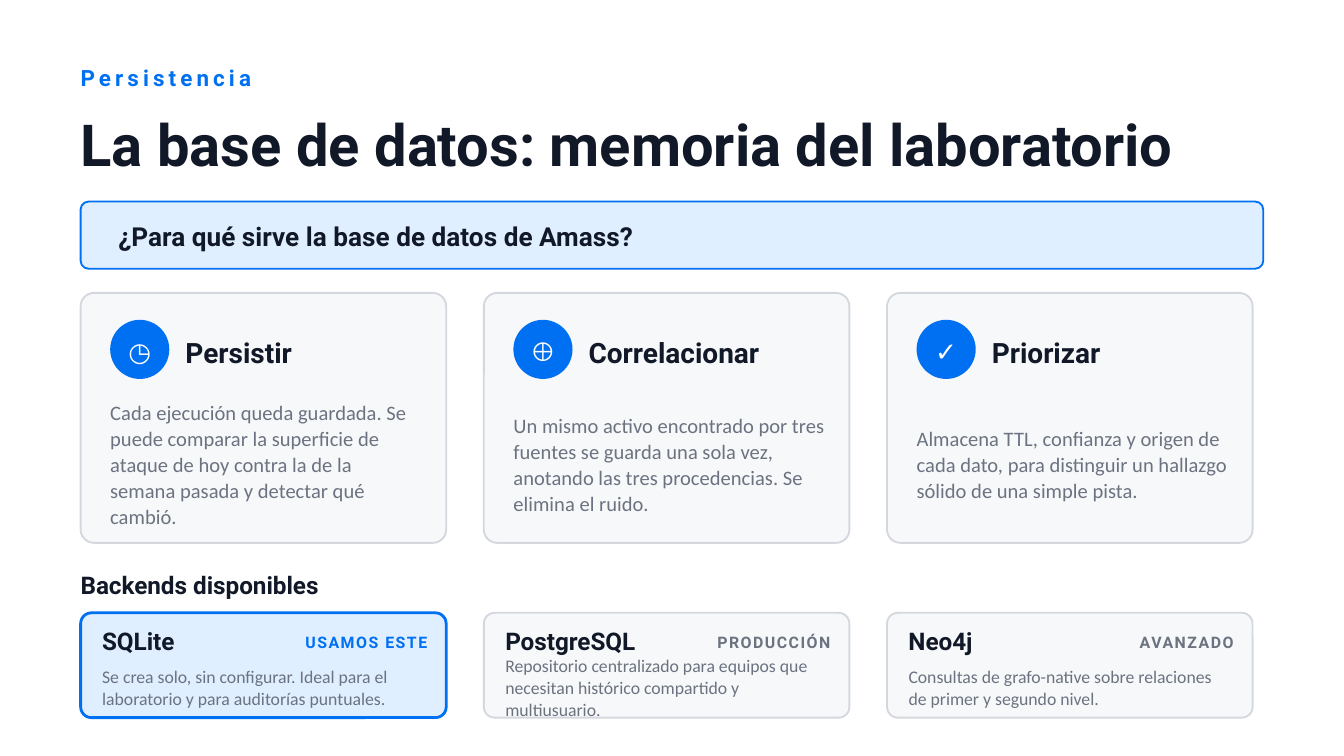
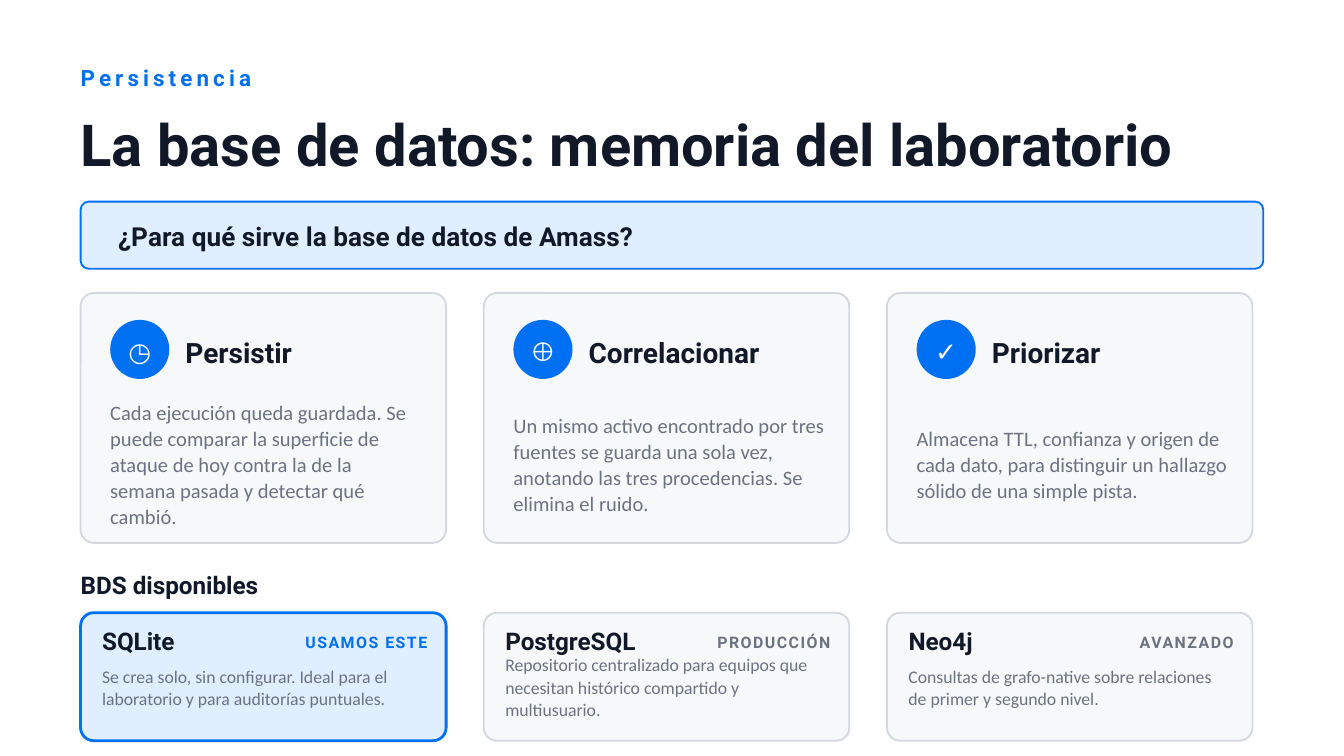
Before and after one commit to Mista299/lab-amass-owasp-seguridad-info, a slide deck: slide 6 of slides/output/OWASP-Amass-Presentacion.pptx. Drawn at 1344x756 pixels with LibreOffice and Linux fonts; fonts in the diff are those of the drawing. Boxes give left, top, right and bottom in pixels: in the first picture for what was removed or moved away, otherwise in the second. Text is boxed around its words. In the diff, an @@ line names an element or a change of style, - is before the commit and + after.

```diff
--- a/slides/output/OWASP-Amass-Presentacion.pptx
+++ b/slides/output/OWASP-Amass-Presentacion.pptx
@@ text at bbox=[81, 575, 258, 599]: text changed @@
-Backends disponibles
+BDS disponibles
@@ rounded rectangle: place and size @@
-rounded rectangle at bbox=[81, 613, 446, 718]
+rounded rectangle at bbox=[81, 613, 446, 741]
@@ rounded rectangle: place and size @@
-rounded rectangle at bbox=[484, 613, 849, 718]
+rounded rectangle at bbox=[484, 613, 849, 741]
@@ rounded rectangle: place and size @@
-rounded rectangle at bbox=[887, 613, 1253, 718]
+rounded rectangle at bbox=[887, 613, 1253, 741]
```
Also in this commit, not shown: 3 other slides changed, 3 other files.
